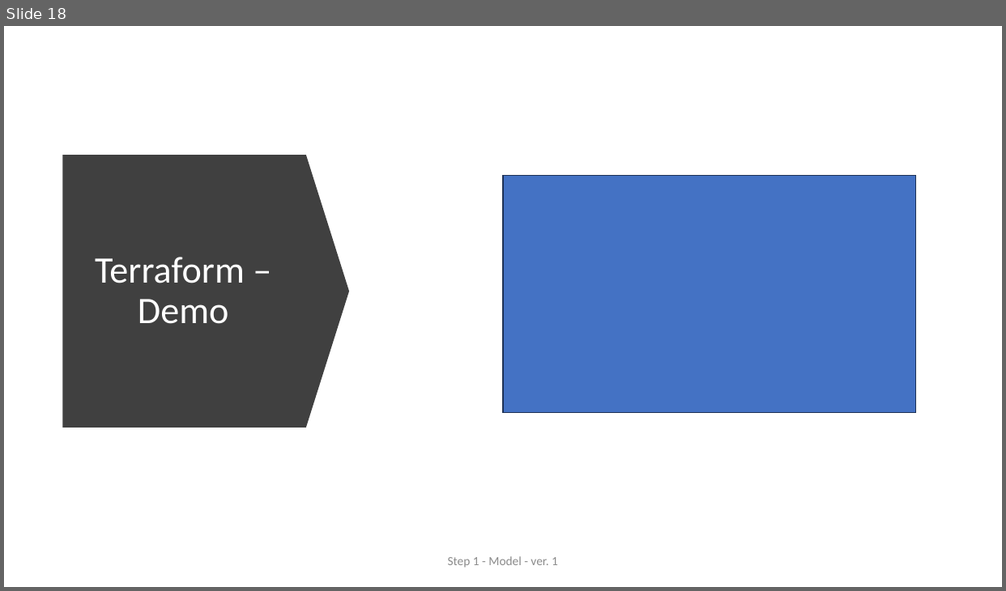
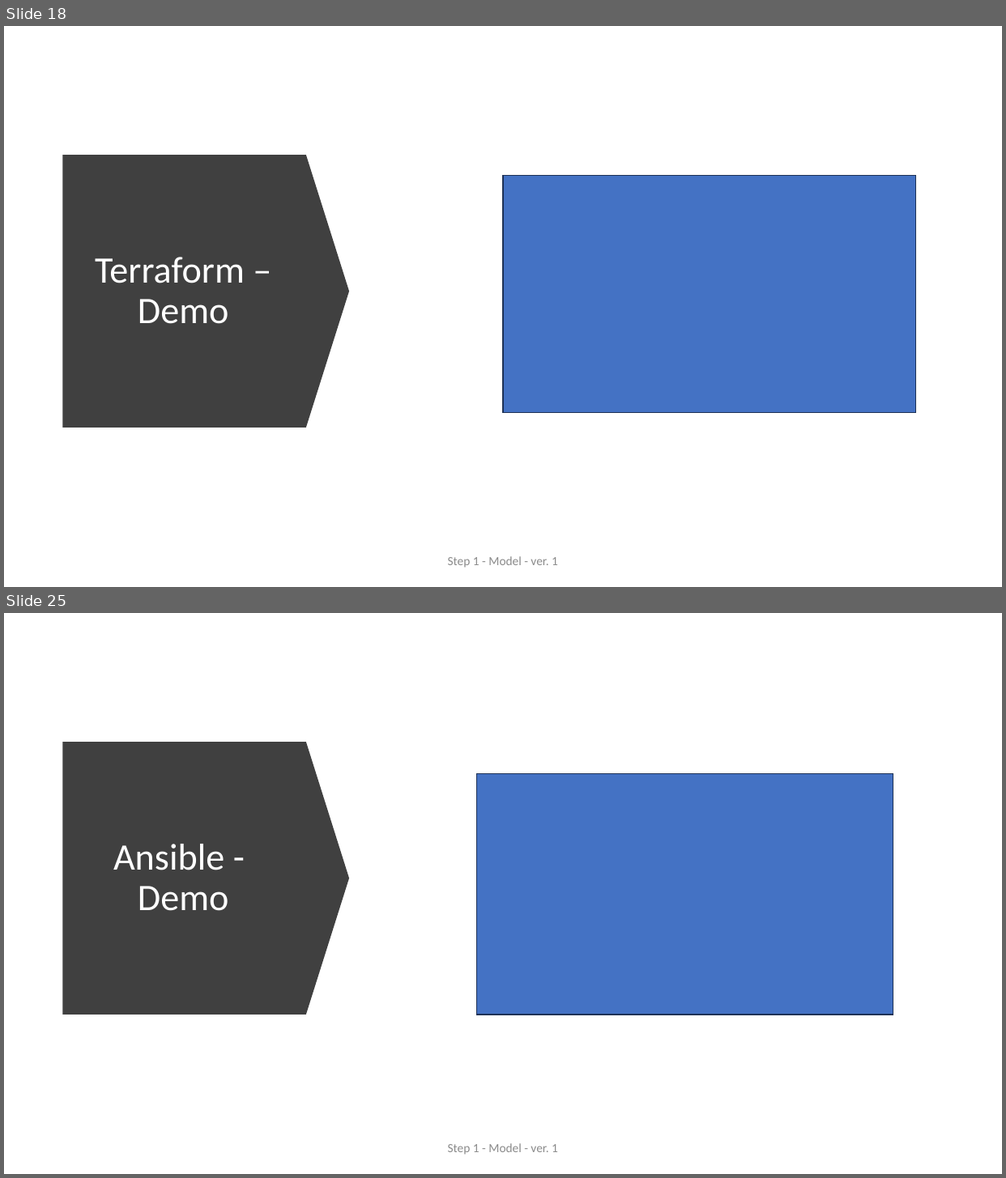
Before and after one commit to ext4dmin/DevOps-Mentorship, a slide deck: Step05-Infrastructure_as_a_Code_presentation.pptx. Shown one above the other, each under a label of ours: slide 18 before the commit, slides 18 and 25 after it; the slides between them are not shown. The pictures are 1006x591 and 1006x1178 pixels, drawn with LibreOffice and Linux fonts; fonts in the diff are those of the drawing. Boxes give left, top, right and bottom in pixels: in the first picture for what was removed or moved away, otherwise in the second. Text is boxed around its words. In the diff, an @@ line names an element or a change of style, - is before the commit and + after.

Commit message:
Step 5. IaC: - To Review

```diff
--- a/Step05-Infrastructure_as_a_Code_presentation.pptx
+++ b/Step05-Infrastructure_as_a_Code_presentation.pptx
@@ slide 25 added at bbox=[4, 613, 1002, 1174], background #FFFFFF @@
@@ down arrow added at bbox=[63, 742, 350, 1015], fill #404040 @@
@@ rectangle added at bbox=[477, 774, 893, 1015], fill #4472C4, outline #1E3256 1 pt @@
@@ title added at bbox=[113, 844, 229, 911], 36 pt, text #FFFFFF @@
+Ansible - Demo
@@ text added at bbox=[448, 1144, 558, 1154], 12 pt, text #8C8C8C @@
+Step 1 - Model - ver. 1
```
Also in this commit, not shown: 1 slide changed, 6 other slides added, 2 other files.
